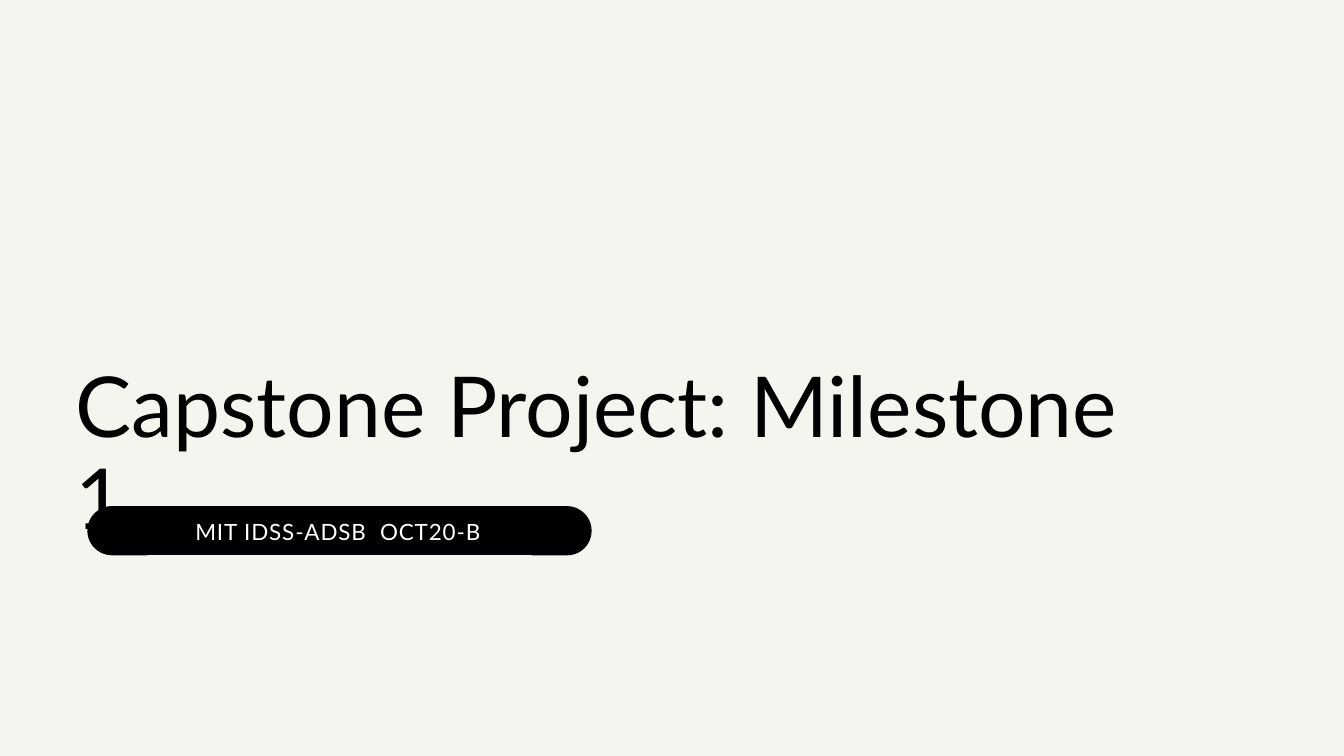
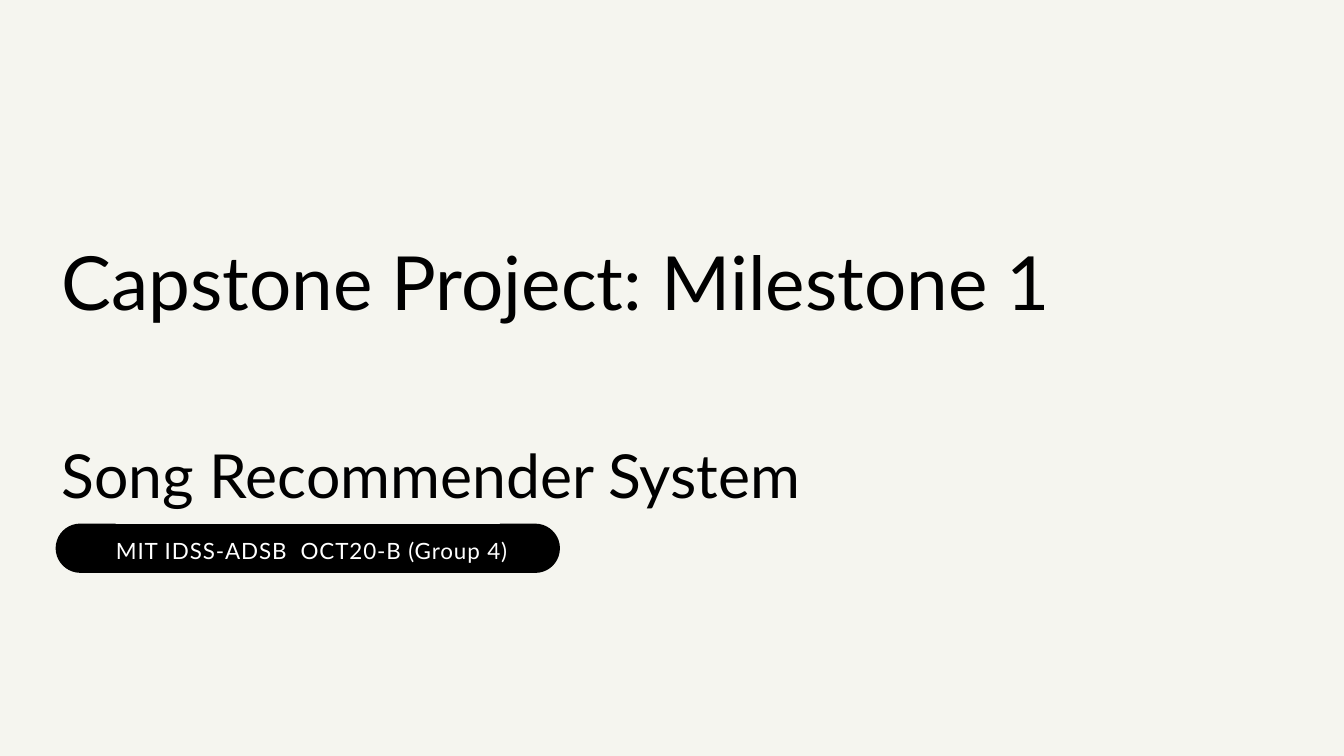
Before and after one commit to vrlnarayana/capstone-gl, a slide deck: slide 1 of Capstone Project - OCT20B- Milestone 1.pptx. Drawn at 1344x756 pixels with LibreOffice and Linux fonts; fonts in the diff are those of the drawing. Boxes give left, top, right and bottom in pixels: in the first picture for what was removed or moved away, otherwise in the second. Text is boxed around its words. In the diff, an @@ line names an element or a change of style, - is before the commit and + after.

```diff
--- a/Capstone Project - OCT20B- Milestone 1.pptx
+++ b/Capstone Project - OCT20B- Milestone 1.pptx
@@ text at (x1=62, y1=255, x2=1050, y2=509): text changed; size 90 to 80 pt @@
-Capstone Project: Milestone 1
+Capstone Project: Milestone 1
+Song Recommender System
@@ 3 freeform shapes moved together from (x1=87, y1=506, x2=591, y2=555) to (x1=56, y1=523, x2=560, y2=573) @@
@@ text at (x1=116, y1=542, x2=507, y2=563): text changed @@
-MIT IDSS-ADSB OCT20-B
+MIT IDSS-ADSB OCT20-B (Group 4)
```
Also in this commit, not shown: 2 other slides changed, 1 slide added, 1 slide removed.
